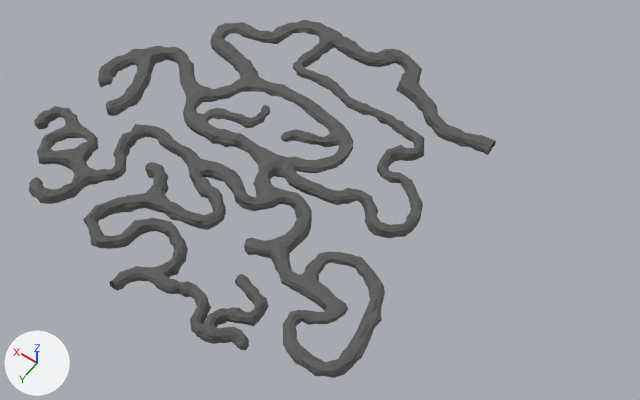
A saved change to the FBX model Assets/Models/Level2Cave/Caves.fbx.
The view is the same before and after, from a camera (50 mm lens) standing at (-72.4, 44.9, 121.9) and looking at (-17.0, -32.7, 0.0). The axes (+X, +Y, +Z) are drawn at lower left. The lights are the same throughout. Where no turn or scale is listed for an object, it has been applied to the vertices.

Script lines for the objects in view, before the commit:
```python
me_cube_001 = bpy.data.meshes.new('Cube.001')
me_cube_001.from_pydata(...)  # 5555 vertices, 11103 faces; spans x -39.8..37.7, y -73.4..1.0, z -1.5..1.3
me_cube_001.materials.append(mat_material)  # dark grey #5f5f5f
ob_cube = bpy.data.objects.new('Cube', me_cube_001)
ob_cube.location = (0.0, 0.0, 0.0)
```
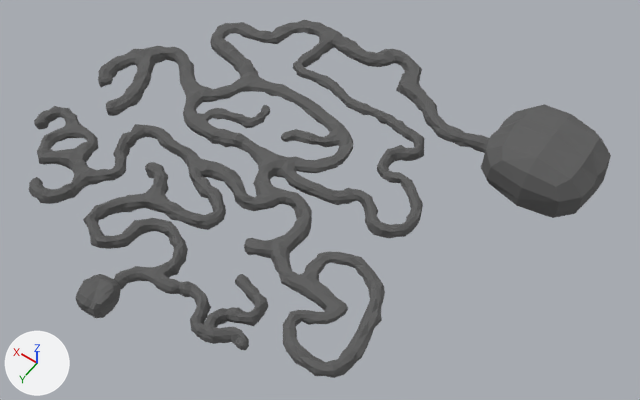
Changed parts and their boxes [x1, y1, x2, y2] in the pictures (640 x 400 px):
'Cube', reshaped (25% wider): before [29, 20, 496, 378]; after [29, 20, 611, 378]
part 1 of me_cube_001, built on: before [109, 270, 132, 290]; after [76, 269, 132, 318]
part 2 of me_cube_001, built on: before [477, 136, 496, 155]; after [477, 104, 611, 218]

The change, as a list of edits to the scene's bpy script:
```text
Change me_cube_001:
    used by ob_cube; location = (0.0, 0.0, 0.0)
    remove me_cube_001.from_pydata(...)  # 5555 vertices, 11103 faces; spans x -39.8..37.7, y -73.4..1.0, z -1.5..1.3
    add me_cube_001.from_pydata(...)  # 5779 vertices, 11570 faces; spans x -55.6..37.7, y -73.4..7.3, z -1.5..9.2
    me_cube_001 part 1: 1 vertex moved from x 0.9, y 1.0, z 0.0 to x 1.2, y -0.7, z 0.1; 22 vertices removed from x -1.3..1.0, y -1.3..1.0, z -1.3..1.1; 135 vertices added at x -3.0..3.1, y -1.5..7.3, z -1.4..3.3
    me_cube_001 part 2: 18 vertices removed from x -35.4..-34.1, y -62.6..-59.5, z -1.1..0.9; 128 vertices added at x -55.6..-34.1, y -70.9..-51.3, z -1.4..9.2
```
